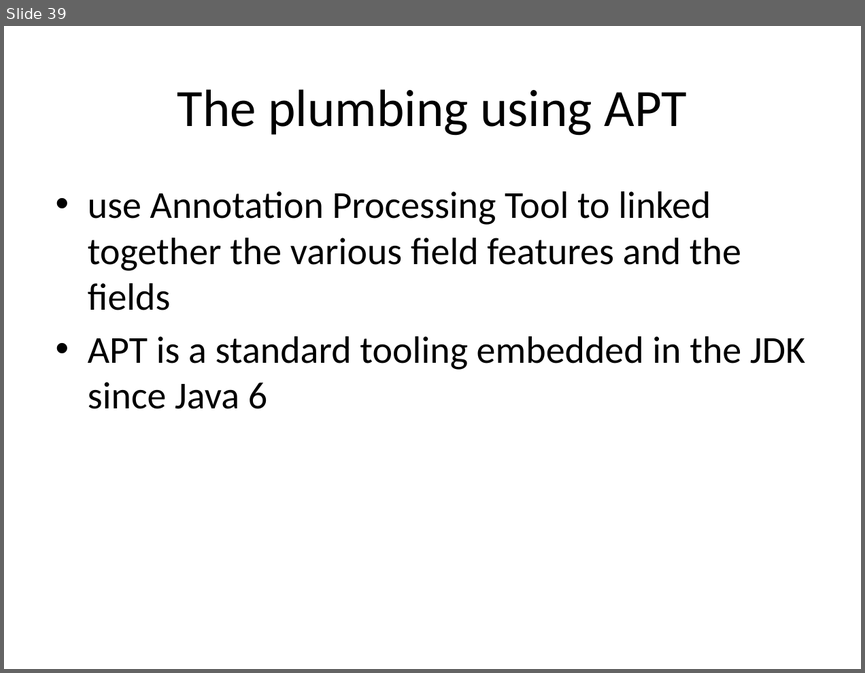
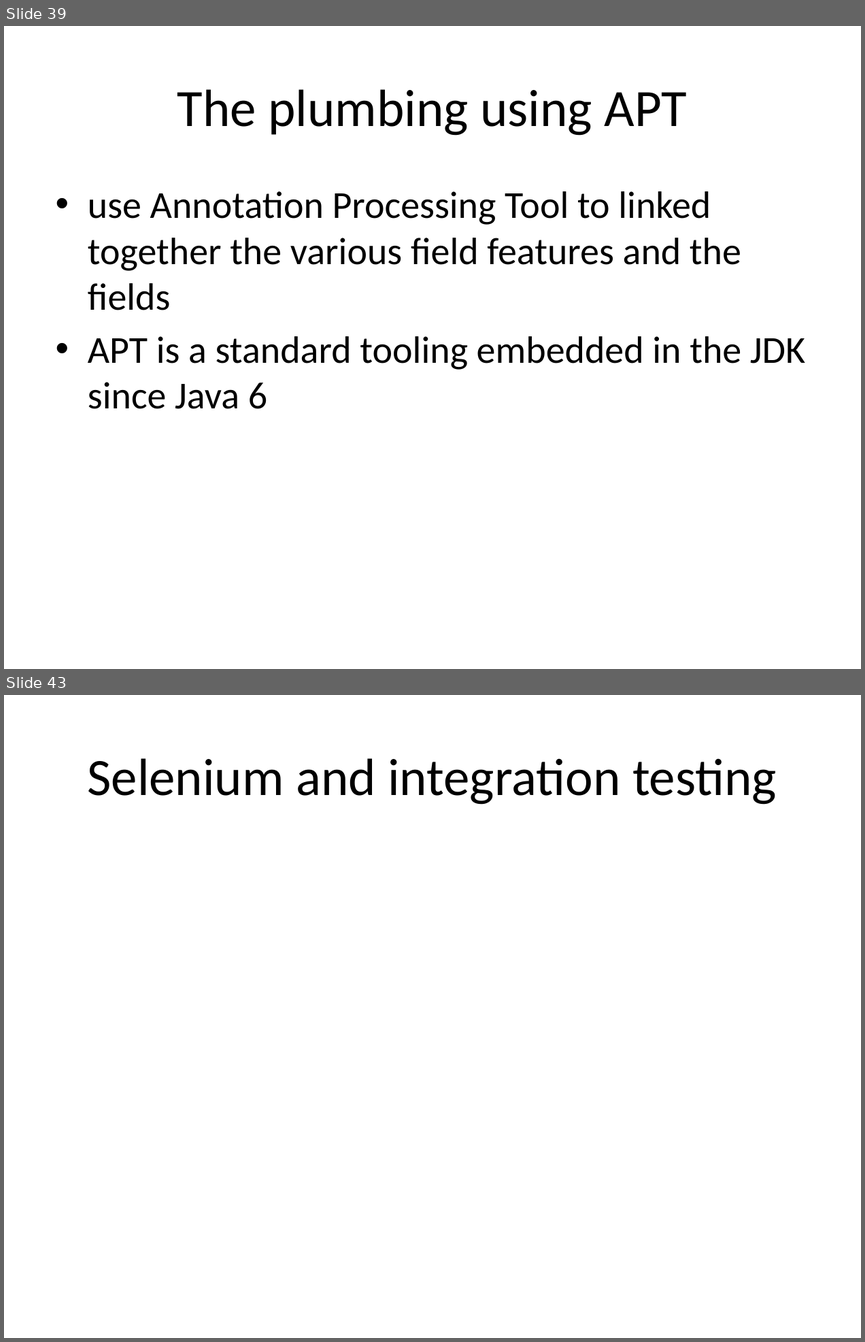
Before and after one commit to lesfurets/mdl4ui, a slide deck: mdl4ui-docs/mdl4ui_cg2013.pptx. Shown one above the other, each under a label of ours: slide 39 before the commit, slides 39 and 43 after it; the slides between them are not shown. The pictures are 865x673 and 865x1342 pixels, drawn with LibreOffice and Linux fonts; fonts in the diff are those of the drawing. Boxes give left, top, right and bottom in pixels: in the first picture for what was removed or moved away, otherwise in the second. Text is boxed around its words. In the diff, an @@ line names an element or a change of style, - is before the commit and + after.

```diff
--- a/mdl4ui-docs/mdl4ui_cg2013.pptx
+++ b/mdl4ui-docs/mdl4ui_cg2013.pptx
@@ slide 43 added at [4,695,861,1338], background #FFFFFF @@
@@ title added at [87,758,776,804], 44 pt, text #000000 @@
+Selenium and integration testing
```
Also in this commit, not shown: 4 other slides added.
